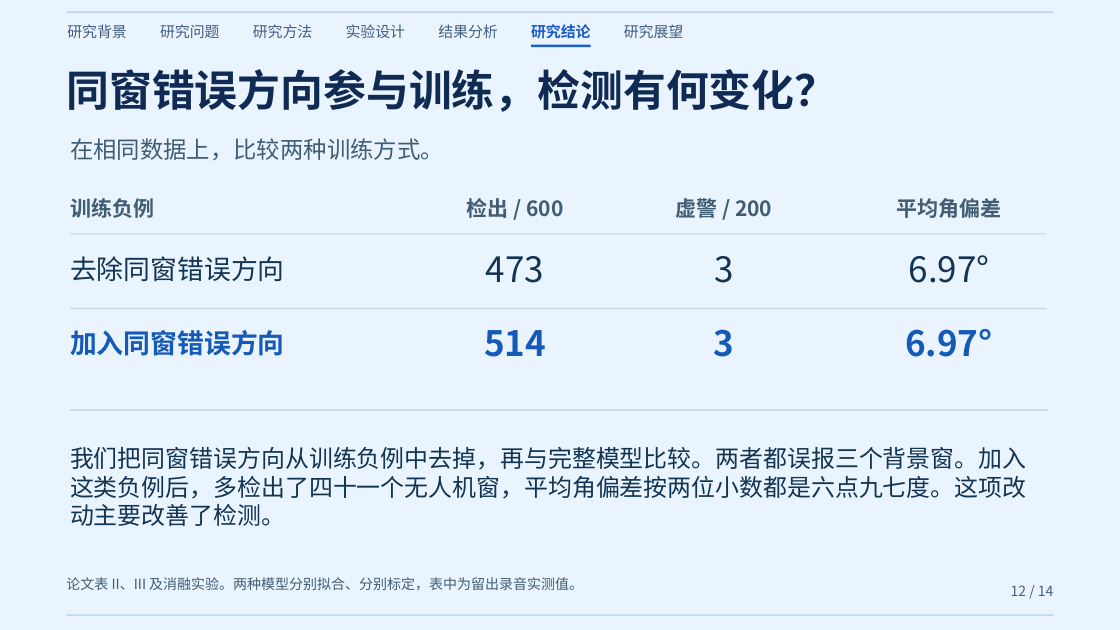
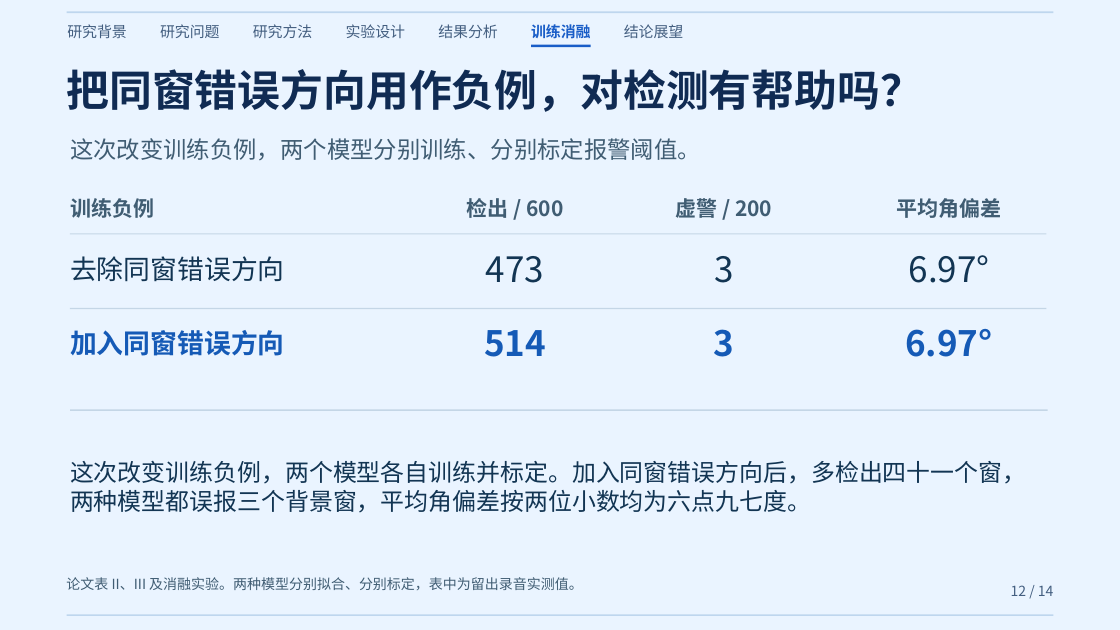
Before and after one commit to coffeeeeffoc/uav-acoustic-detection-localization, a slide deck: slide 12 of paper/公开演讲/研究汇报版/02 研究汇报照读版.pptx. Drawn at 1120x630 pixels with LibreOffice and Linux fonts; fonts in the diff are those of the drawing. Boxes give left, top, right and bottom in pixels: in the first picture for what was removed or moved away, otherwise in the second. Text is boxed around its words. In the diff, an @@ line names an element or a change of style, - is before the commit and + after.

Commit message:
以实测选峰案例和逐窗配对讲清研究贡献

```diff
--- a/paper/公开演讲/研究汇报版/02 研究汇报照读版.pptx
+++ b/paper/公开演讲/研究汇报版/02 研究汇报照读版.pptx
@@ text at bbox=[531, 24, 590, 38]: text changed @@
-研究结论
+训练消融
@@ text at bbox=[624, 24, 683, 38]: text changed @@
-研究展望
+结论展望
@@ text at bbox=[67, 69, 924, 112]: text changed @@
-同窗错误方向参与训练，检测有何变化？
+把同窗错误方向用作负例，对检测有帮助吗？
@@ text at bbox=[70, 138, 701, 160]: text changed @@
-在相同数据上，比较两种训练方式。
+这次改变训练负例，两个模型分别训练、分别标定报警阈值。
@@ text at bbox=[70, 461, 1026, 512]: text changed @@
-我们把同窗错误方向从训练负例中去掉，再与完整模型比较。两者都误报三个背景窗。加入这类负例后，多检出了四十一个无人机窗，平均角偏差按两位小数都是六点九七度。这项改动主要改善了检测。
+这次改变训练负例，两个模型各自训练并标定。加入同窗错误方向后，多检出四十一个窗，两种模型都误报三个背景窗，平均角偏差按两位小数均为六点九七度。
```
Also in this commit, not shown: 12 other slides changed, 3 other files.
